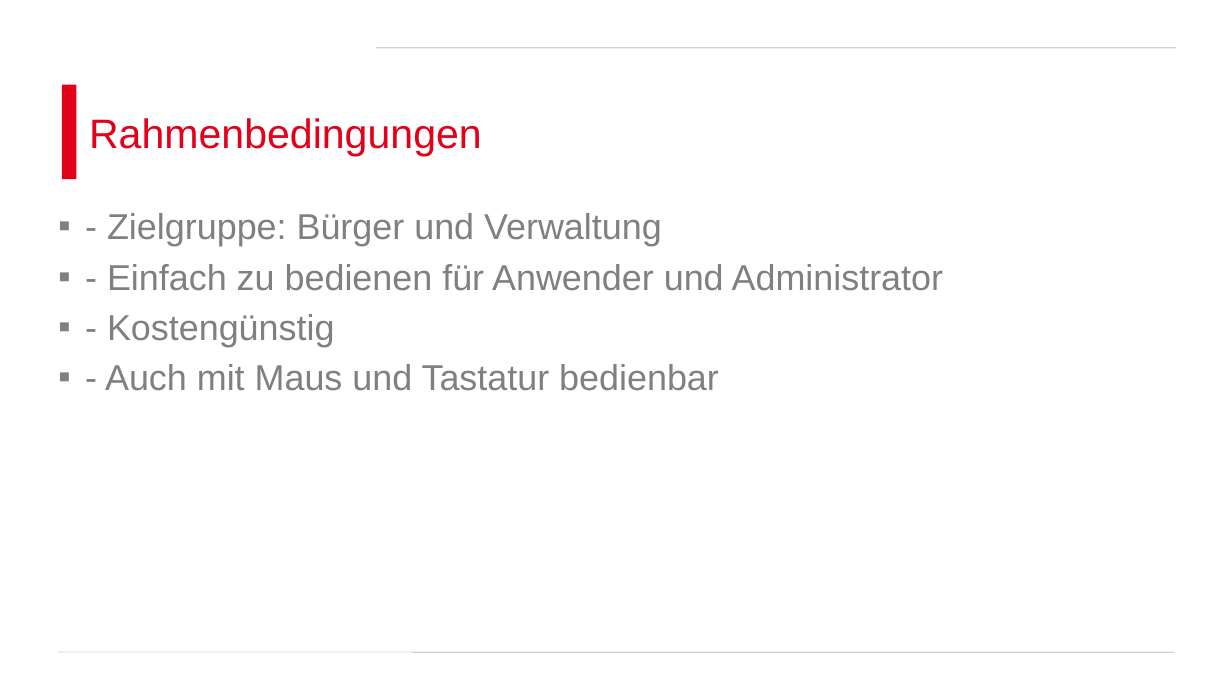
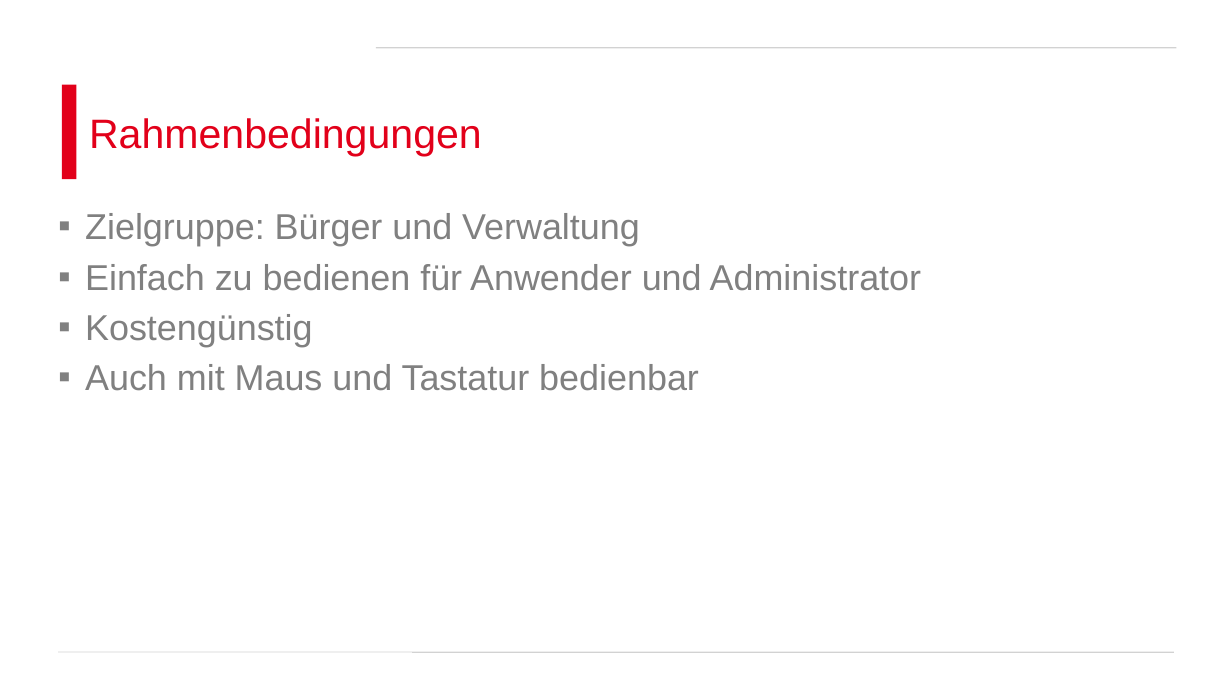
Before and after one commit to AntVil/software-engineering, a slide deck: slide 5 of doc/Projekt Digitale Stadt.pptx. Drawn at 1232x693 pixels with LibreOffice and Linux fonts; fonts in the diff are those of the drawing; background and template pictures are left out. Boxes give left, top, right and bottom in pixels: in the first picture for what was removed or moved away, otherwise in the second. Text is boxed around its words. In the diff, an @@ line names an element or a change of style, - is before the commit and + after.

```diff
--- a/doc/Projekt Digitale Stadt.pptx
+++ b/doc/Projekt Digitale Stadt.pptx
@@ text at <box>85,213,921,391</box>: text changed @@
-▪ - Zielgruppe: Bürger und Verwaltung
-▪ - Einfach zu bedienen für Anwender und Administrator
-▪ - Kostengünstig
-▪ - Auch mit Maus und Tastatur bedienbar
+▪ Zielgruppe: Bürger und Verwaltung
+▪ Einfach zu bedienen für Anwender und Administrator
+▪ Kostengünstig
+▪ Auch mit Maus und Tastatur bedienbar
```
Also in this commit, not shown: 2 slides added, 3 other files.
